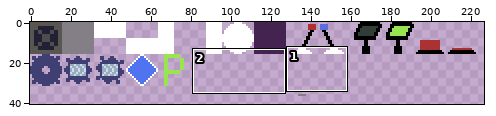
Edited in one commit: pixel-art file (assets/tiles.aseprite). Above: a wide view before the commit, with the close-up outlined.
Close-up. The starting point:
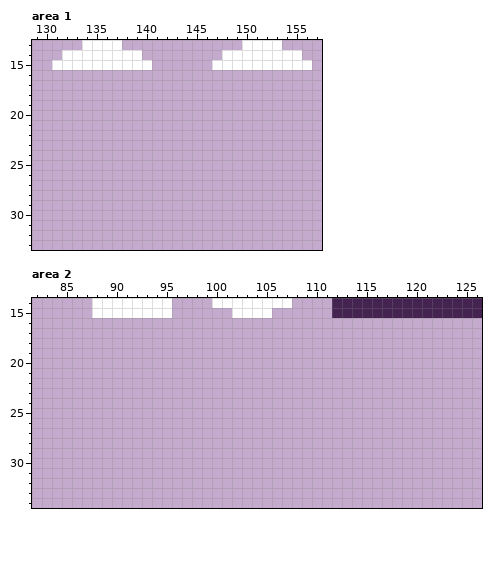
256x256 pixels, 1 frame. Shown: area 1: x 129..157, y 13..33; area 2: x 82..126, y 14..34. The wide view leaves out empty margins.
And afterwards:
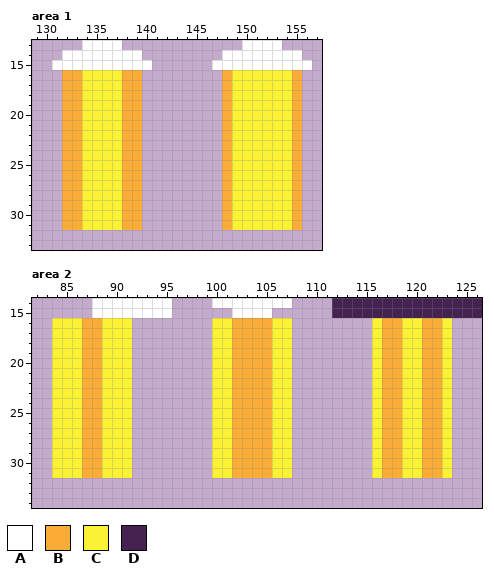
Palette (. is transparent): A #ffffff  B #fbac36  C #fbf236  D #442351
The exact change:
Area 1:
y 16..31: x 132..139 ........ -> BBCCCCBB; x 148..155 ........ -> BCCCCCCB
Area 2:
y 16..31: x 84..91 ........ -> CCCBBCCC; x 100..107 ........ -> CCBBBBCC; x 116..123 ........ -> CBBCCBBC
Pixel boxes of the changes (left, top, right, bottom) in both close-ups:
added: (62, 70, 142, 230)
added: (222, 70, 302, 230)
added: (52, 318, 132, 478)
added: (212, 318, 292, 478)
added: (372, 318, 452, 478)
